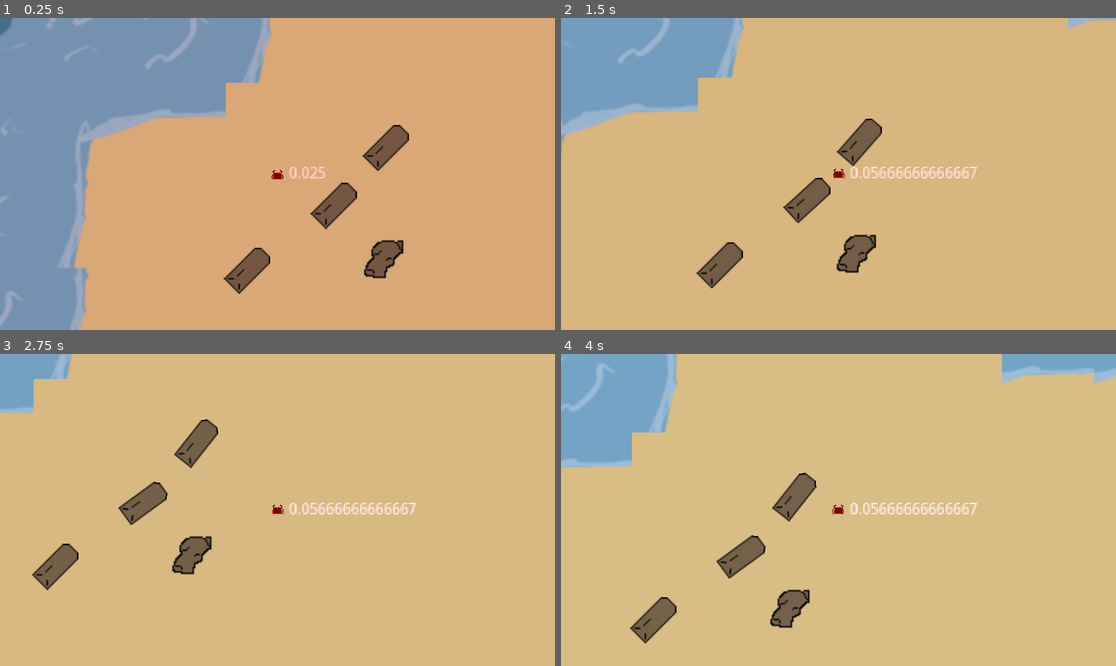
Above: before the commit, frames 1-4 (two rows, left to right).
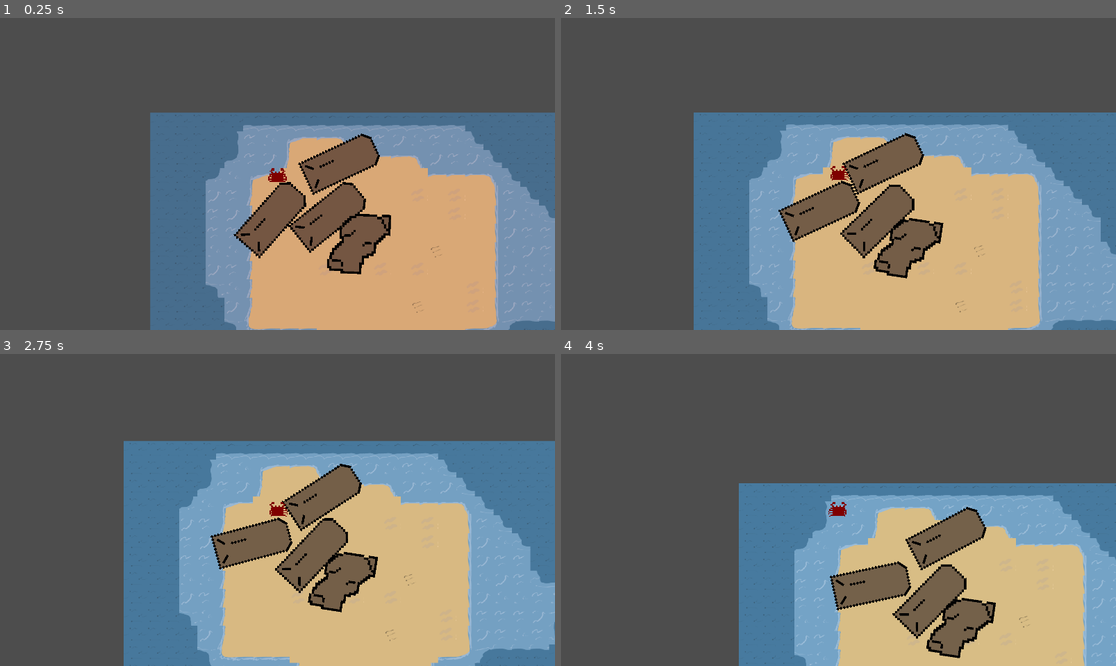
Above: after the commit, the same moments.

Repository: nporposoft/crabs-on-the-island
Game: Godot game, scene res://scenes/island_v1/island_v1.tscn
The game is run twice, just before and just after one commit, with the same random seed, the same clock (stepped at 60 frames per second) and the same inputs.
Inputs:
- Up to frame 1 (0.25 s): no input
- Up to frame 2 (1.5 s): hold D (move_right) 0.53-1.28 s; hold Shift (dodge) 0.53-1.28 s; hold S (move_down) from 1.28 s (still down); tap Shift (dodge) at 1.35 s
- Up to frame 3 (2.75 s): release S (move_down) at 2.03 s; hold D (move_right) from 2.03 s (still down); hold Shift (dodge) from 2.03 s (still down)
- Up to frame 4 (4 s): release D (move_right) at 2.78 s; release Shift (dodge) at 2.78 s; hold W (move_up) 2.78-3.53 s; tap Shift (dodge) at 2.85 s; hold A (move_left) from 3.53 s (still down); hold Shift (dodge) from 3.53 s (still down)

The runs differ from the first frame. In frame 1, 82% of the frame differs, in the area x 0-100%, y 0-100%; in frame 2, 82%; in frame 3, 81%; in frame 4, 87%.

Commit message:
WIP - texture rescaling

Diff:
--- a/crabs/Crab.gd
+++ b/crabs/Crab.gd
@@ -18,7 +18,7 @@
 	"size": 1,
 	"hit_points": 10,
 	"strength": 10,
-	"move_speed": 10.0,
+	"move_speed": 100.0,
 	"solar_efficiency": 0.1,
 	"battery_capacity": 10,
 	"harvest_speed": 10
--- a/crabs/Crab.tscn
+++ b/crabs/Crab.tscn
@@ -48,7 +48,7 @@
 }]
 
 [sub_resource type="CircleShape2D" id="CircleShape2D_hx6oy"]
-radius = 5.0
+radius = 27.2947
 
 [sub_resource type="Theme" id="Theme_4eqcg"]
 default_font_size = 10
@@ -62,7 +62,7 @@
 
 [node name="AnimatedSprite2D" type="AnimatedSprite2D" parent="."]
 texture_filter = 1
-scale = Vector2(0.5, 0.5)
+scale = Vector2(4, 4)
 sprite_frames = SubResource("SpriteFrames_0lpsw")
 animation = &"idle"
 
@@ -78,4 +78,3 @@
 theme = SubResource("Theme_4eqcg")
 vertical_alignment = 1
 script = ExtResource("3_wxbeg")
-_enabled = true
--- a/player.tscn
+++ b/player.tscn
@@ -6,4 +6,3 @@
 script = ExtResource("1_gdfm8")
 
 [node name="Camera2D" type="Camera2D" parent="."]
-zoom = Vector2(5, 5)
--- a/resource.tscn
+++ b/resource.tscn
@@ -1,16 +1,17 @@
-[gd_scene load_steps=2 format=3 uid="uid://b530dsmiuti0k"]
+[gd_scene load_steps=6 format=3 uid="uid://b530dsmiuti0k"]
 
 [ext_resource type="Script" path="res://resource.gd" id="1_bccdp"]
-[ext_resource type="Texture2D" uid="uid://eluu412tp81f" path="res://assets/chunk.png" id="2_o2o1f"]
+[ext_resource type="Texture2D" uid="uid://bfaup65ugpegb" path="res://assets/ingot.png" id="2_2qlx0"]
 
 [sub_resource type="PhysicsMaterial" id="PhysicsMaterial_86wl0"]
 rough = true
 absorbent = true
 
 [sub_resource type="RectangleShape2D" id="RectangleShape2D_d3qxw"]
+size = Vector2(20, 18.8393)
 
 [sub_resource type="CircleShape2D" id="CircleShape2D_8doo5"]
-radius = 24.0
+radius = 203.062
 
 [node name="resource" type="RigidBody2D"]
 mass = 50.0
@@ -22,15 +23,19 @@
 
 [node name="Sprite2D" type="Sprite2D" parent="."]
 modulate = Color(0.904695, 0.826261, 0.628914, 1)
-texture = ExtResource("2_o2o1f")
+texture_filter = 1
+scale = Vector2(8, 8)
+texture = ExtResource("2_2qlx0")
 
 [node name="chunk_collider" type="CollisionPolygon2D" parent="."]
+scale = Vector2(8, 8)
 polygon = PackedVector2Array(7, 0, 7, 4, 2, 6, 1, 12, -12, 12, -11, 3, -7, 0, -7, -7, -1, -12, 13, -12, 13, -5)
 disabled = true
 
 [node name="ingot_collider" type="CollisionShape2D" parent="."]
+position = Vector2(6.24999, -6.25)
 rotation = 0.785398
-scale = Vector2(0.75, 1.75)
+scale = Vector2(6, 14)
 shape = SubResource("RectangleShape2D_d3qxw")
 disabled = true
 
--- a/scenes/island_v1/island_v1.tscn
+++ b/scenes/island_v1/island_v1.tscn
@@ -57,6 +57,7 @@
 [node name="DayNightCycle" parent="." instance=ExtResource("2_4tlql")]
 
 [node name="TileMapLayer" type="TileMapLayer" parent="."]
+texture_filter = 1
 tile_map_data = PackedByteArray("AAAAAAAAAAABAAYAAAAAAAEAAAABAAYAAAAAAAIAAAABAAYAAAAAAAMAAAABAAYAAAAAAAQAAAABAAYAAAAAAA …(6160 unchanged characters)…
 tile_set = SubResource("TileSet_gcsg8")
 
@@ -68,22 +69,16 @@
 [node name="Crab" parent="Player" instance=ExtResource("3_s85qb")]
 
 [node name="resource" parent="." instance=ExtResource("6_2lyxb")]
-position = Vector2(523, 277)
+position = Vector2(579, 328)
 
 [node name="resource2" parent="." instance=ExtResource("6_2lyxb")]
-material = 1
-position = Vector2(559, 237)
-material = 1
+position = Vector2(676, 190)
 
 [node name="resource3" parent="." instance=ExtResource("6_2lyxb")]
-material = 0
-position = Vector2(463, 322)
-material = 0
+position = Vector2(436, 394)
 
 [node name="resource4" parent="." instance=ExtResource("6_2lyxb")]
-material = 1
-position = Vector2(557, 314)
-material = 1
+position = Vector2(698, 431)
 is_chunk = true
 
 [editable path="DayNightCycle"]
